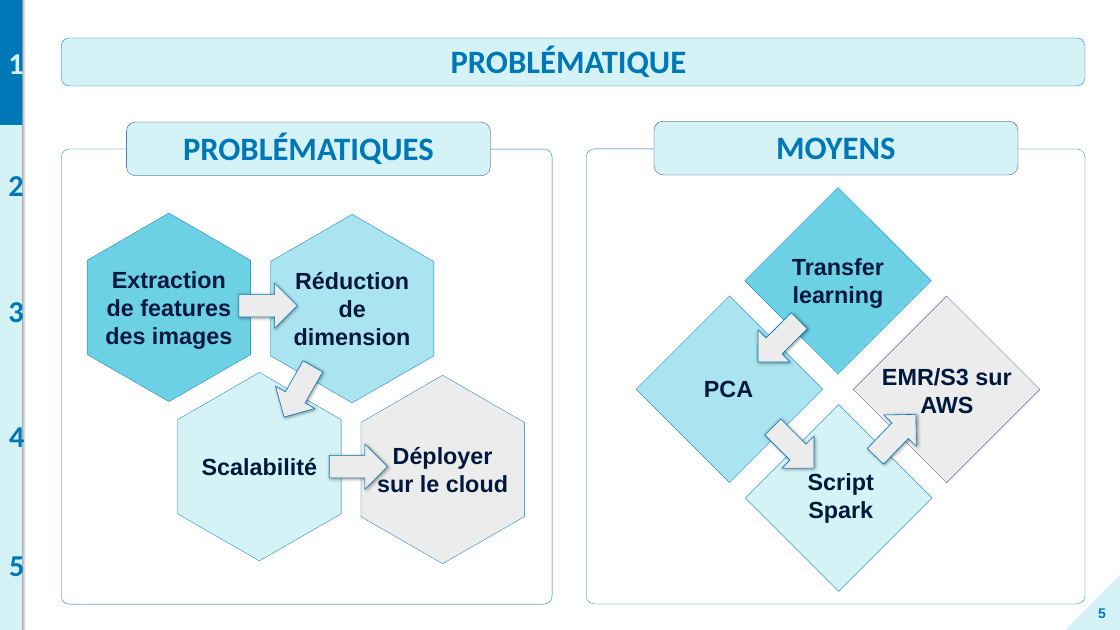
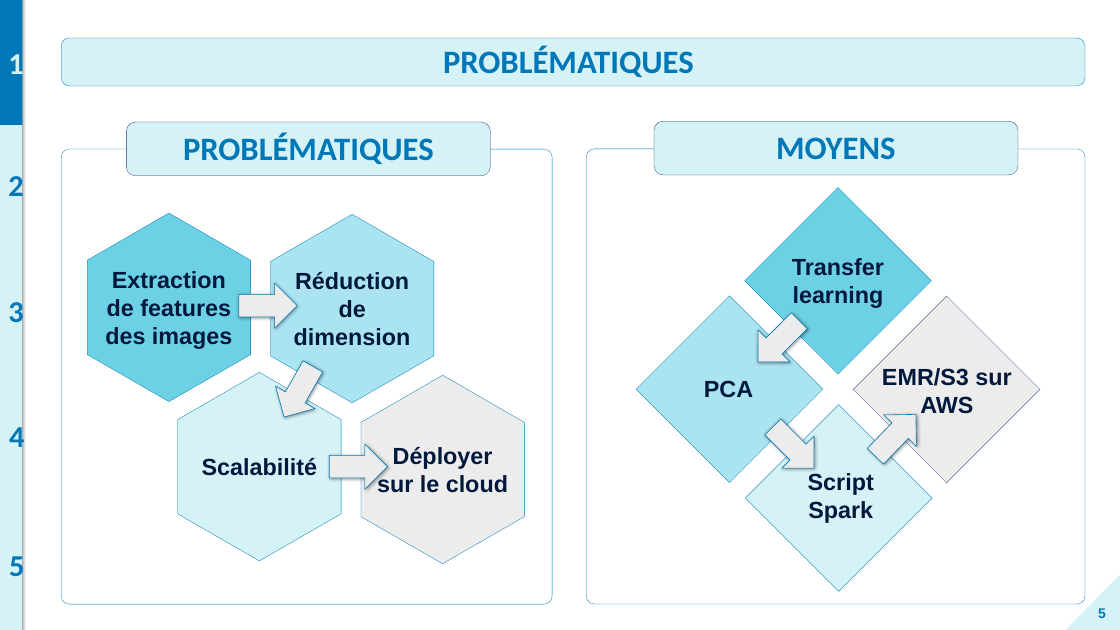
Before and after one commit to BiGHeaDMaX/Extraction-features-avec-Spark, a slide deck: slide 5 of 03 - Présentation.pptx. Drawn at 1120x630 pixels with LibreOffice and Linux fonts; fonts in the diff are those of the drawing. Boxes give left, top, right and bottom in pixels: in the first picture for what was removed or moved away, otherwise in the second. Text is boxed around its words. In the diff, an @@ line names an element or a change of style, - is before the commit and + after.

```diff
--- a/03 - Présentation.pptx
+++ b/03 - Présentation.pptx
@@ text at [443, 47, 694, 77]: text changed @@
-PROBLÉMATIQUE
+PROBLÉMATIQUES
```
Also in this commit, not shown: 4 other slides changed.
